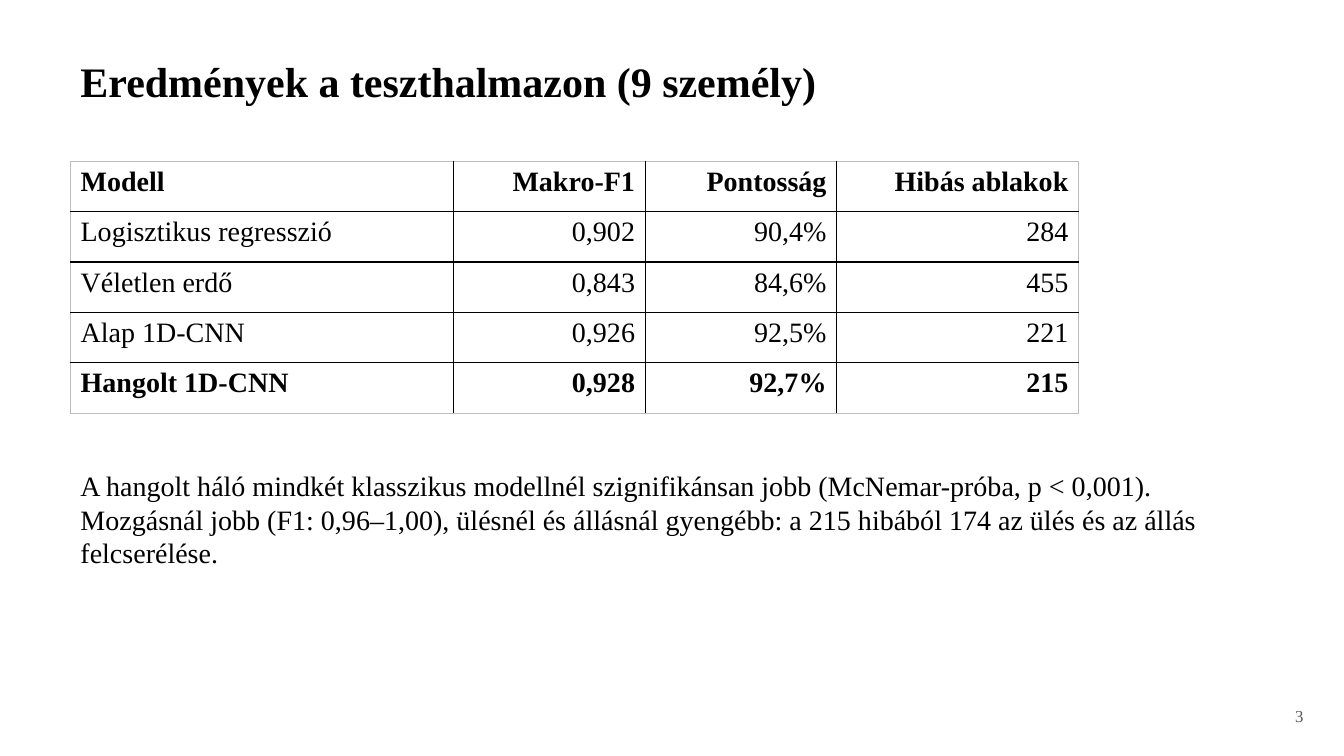
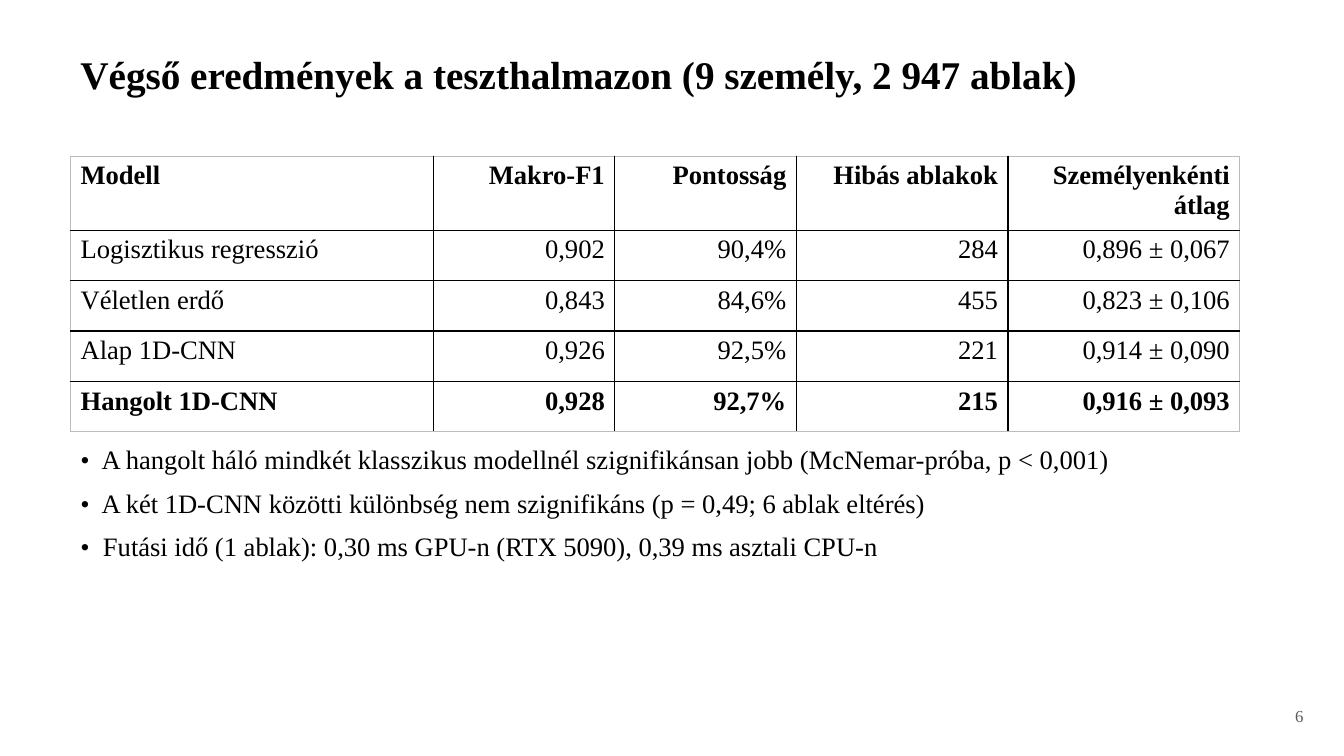
Before and after one commit to tanacsiroland/dl-har-project-hcy41e, a slide deck: slide 6 of docs/prezentacio.pptx (slide 3 before the commit). Drawn at 1344x756 pixels with LibreOffice and Linux fonts; fonts in the diff are those of the drawing. Boxes give left, top, right and bottom in pixels: in the first picture for what was removed or moved away, otherwise in the second. Text is boxed around its words. In the diff, an @@ line names an element or a change of style, - is before the commit and + after.

```diff
--- a/docs/prezentacio.pptx
+++ b/docs/prezentacio.pptx
@@ text at (80,61,1077,97): text changed; size 30 to 28 pt @@
-Eredmények a teszthalmazon (9 személy)
+Végső eredmények a teszthalmazon (9 személy, 2 947 ablak)
@@ table at (71,156,1240,419) @@
+column 5: Személyenkénti átlag | 0,896 ± 0,067 | 0,823 ± 0,106 | 0,914 ± 0,090 | 0,916 ± 0,093
@@ table: place and size @@
-table at (71,161,1079,413)
+table at (71,156,1240,419)
@@ text at (102,450,1109,561): text changed; size 20 to 19 pt @@
-A hangolt háló mindkét klasszikus modellnél szignifikánsan jobb (McNemar-próba, p < 0,001).
-Mozgásnál jobb (F1: 0,96–1,00), ülésnél és állásnál gyengébb: a 215 hibából 174 az ülés és az állás felcserélése.
+• A hangolt háló mindkét klasszikus modellnél szignifikánsan jobb (McNemar-próba, p < 0,001)
+• A két 1D-CNN közötti különbség nem szignifikáns (p = 0,49; 6 ablak eltérés)
+• Futási idő (1 ablak): 0,30 ms GPU-n (RTX 5090), 0,39 ms asztali CPU-n
@@ text at (1295,711,1303,722): text changed @@
-3
+6
```
Also in this commit, not shown: 1 other slide changed, 5 slides added, 1 slide removed, 3 other files.
